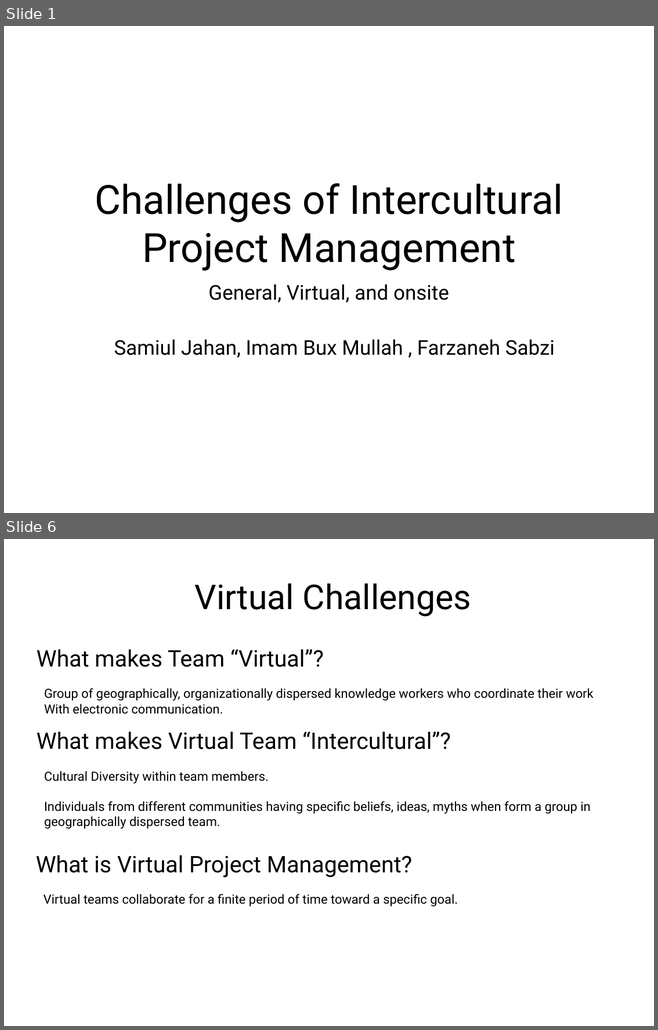
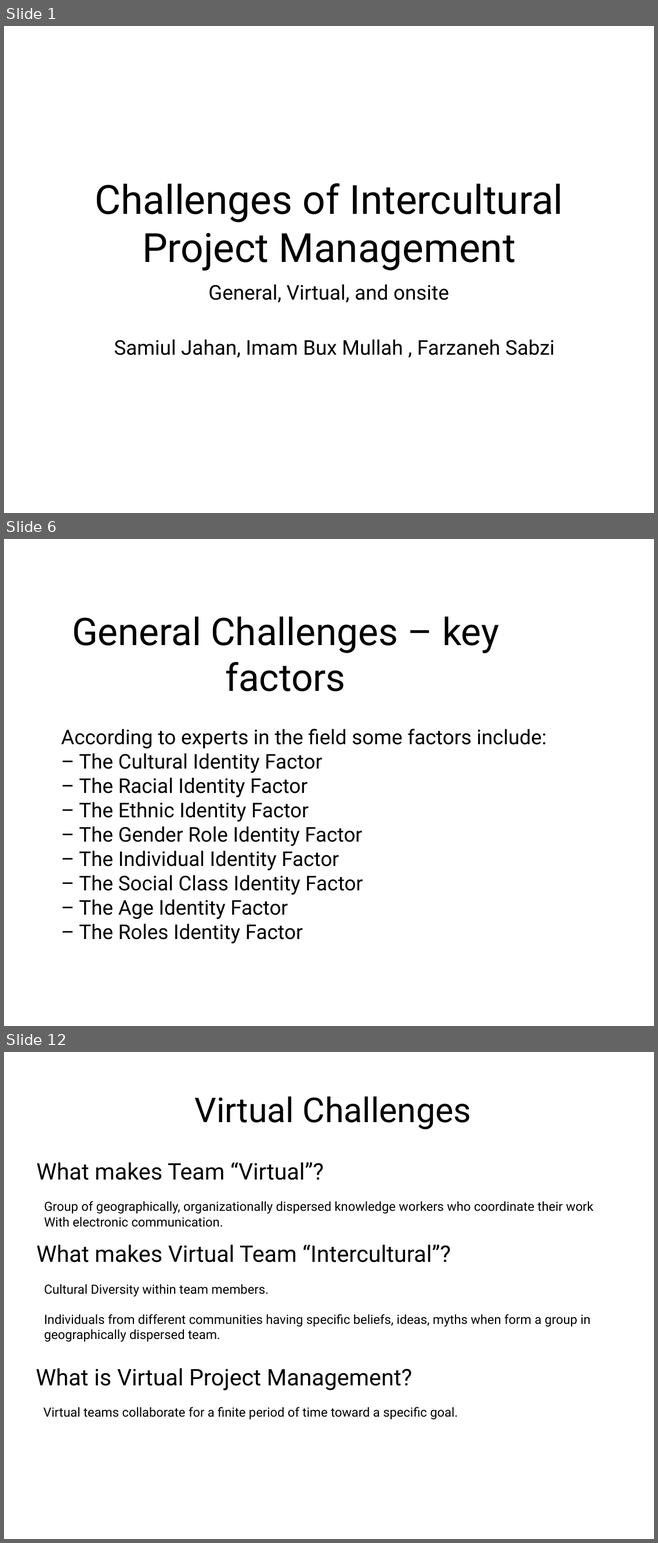
Before and after one commit to samiuljahan/IPM17, a slide deck: PPT.pptx. Shown one above the other, each under a label of ours: slides 1 and 6 before the commit, slides 1, 6 and 12 after it; the slides between them are not shown. The pictures are 658x1030 and 658x1543 pixels, drawn with LibreOffice and Linux fonts; fonts in the diff are those of the drawing. Boxes give left, top, right and bottom in pixels: in the first picture for what was removed or moved away, otherwise in the second. Text is boxed around its words. In the diff, an @@ line names an element or a change of style, - is before the commit and + after.

Commit message:
General challnges section updated
Updated the file. Added my parts, added agenda section

```diff
--- a/PPT.pptx
+++ b/PPT.pptx
@@ slide 6 added at (x1=4, y1=539, x2=654, y2=1026), background #FFFFFF @@
@@ title added at (x1=72, y1=616, x2=499, y2=692), 60 pt, text #000000 @@
+General Challenges – key factors
@@ text added at (x1=61, y1=729, x2=546, y2=944), 32 pt, text #000000 @@
+According to experts in the field some factors include:
+– The Cultural Identity Factor
+– The Racial Identity Factor
+– The Ethnic Identity Factor
+– The Gender Role Identity Factor
+– The Individual Identity Factor
+– The Social Class Identity Factor
+– The Age Identity Factor
+– The Roles Identity Factor
@@ what was slide 6 is now slide 12 @@
```
Also in this commit, not shown: 3 slides changed, 6 other slides added, 1 slide removed.
